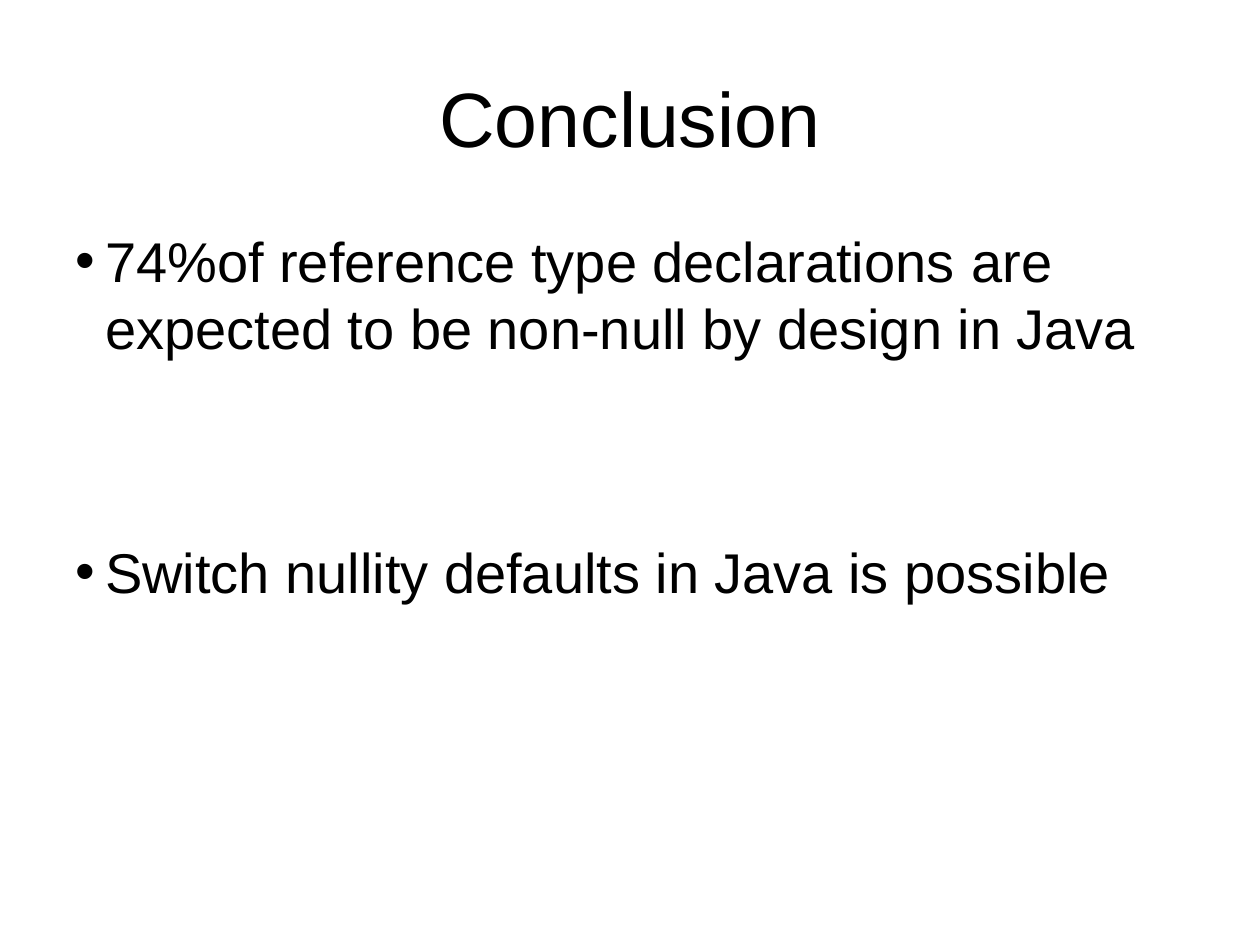
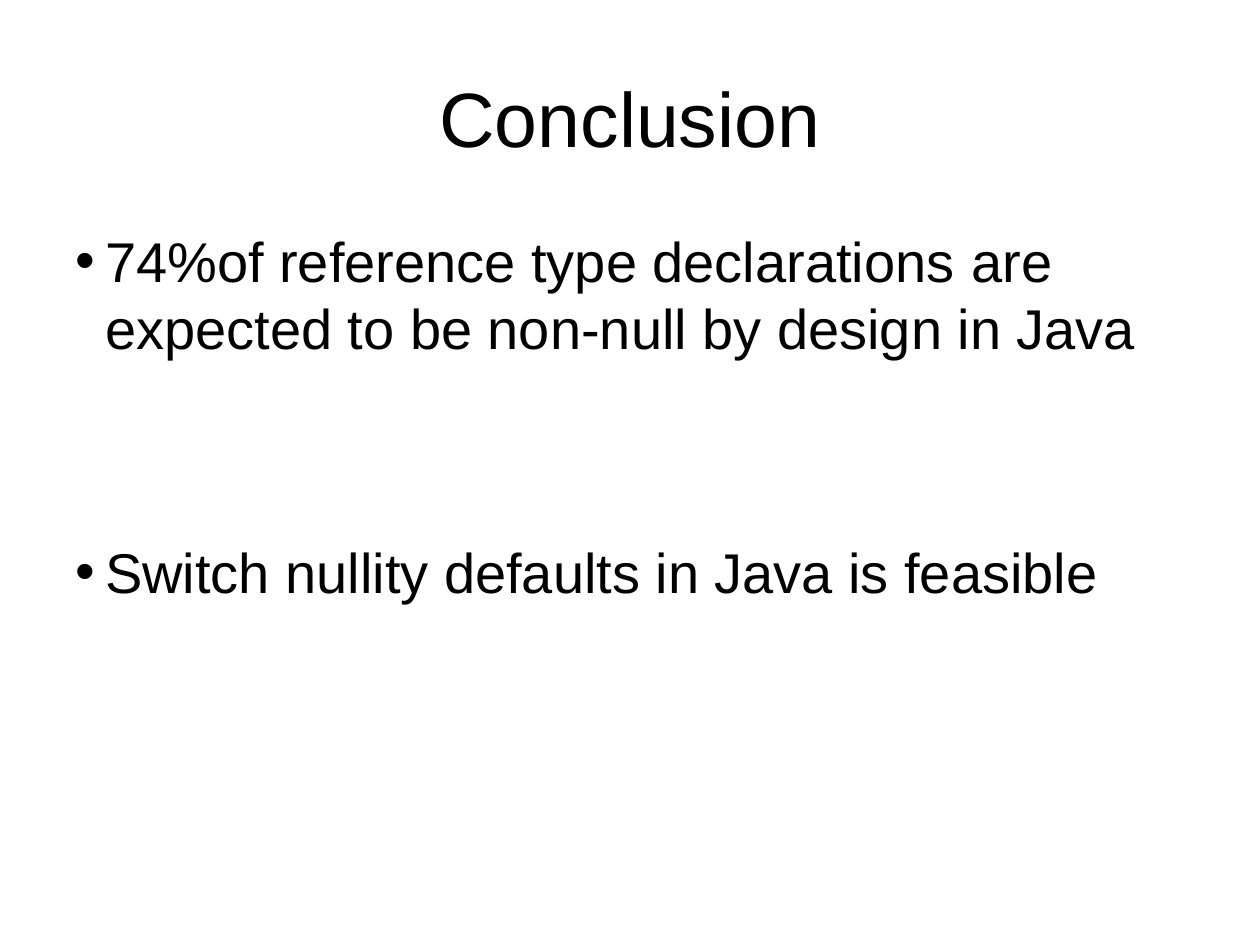
Before and after one commit to xiaohe27/Papers4Courses, a slide deck: slide 15 of CS527/Presentation/Non-Null-By-Default.ppt. Drawn at 1260x945 pixels with LibreOffice and Linux fonts; fonts in the diff are those of the drawing. Boxes give left, top, right and bottom in pixels: in the first picture for what was removed or moved away, otherwise in the second. Text is boxed around its words. In the diff, an @@ line names an element or a change of style, - is before the commit and + after.

Commit message:
update

```diff
--- a/CS527/Presentation/Non-Null-By-Default.ppt
+++ b/CS527/Presentation/Non-Null-By-Default.ppt
@@ text at bbox=[105, 552, 1097, 604]: text changed @@
-• Switch nullity defaults in Java is possible
+• Switch nullity defaults in Java is feasible
```
Also in this commit, not shown: 1 other slide changed.
